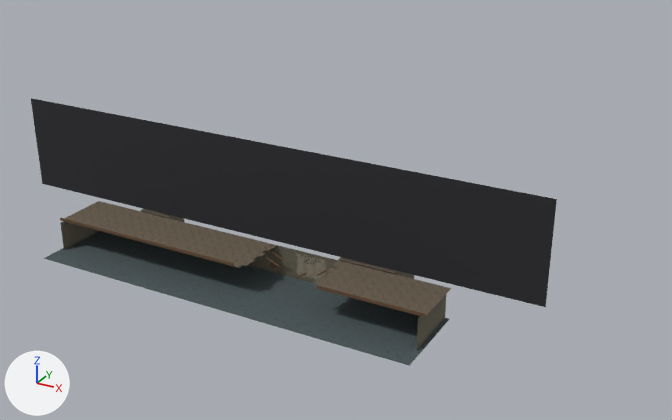
What one commit did to the glTF model assets/models/wall/shell.gltf.
Camera for both pictures: a camera (50 mm lens) standing at (60.0, -58.3, 38.4) and looking at (24.2, 6.7, 5.8). Every picture has the same lights, and +X, +Y and +Z are marked at lower left. The first picture is the older version. Vertices at exactly the same position are counted once.

Before the edit, the objects in view are built like this:
```python
me_shell = bpy.data.meshes.new('shell')
me_shell.from_pydata(...)  # 217 vertices, 188 faces; spans x -8.0..44.0, y -4.2..7.4, z 0.0..12.0
me_shell.materials.append(mat_m_floor)  # picture img_floor_png
me_shell.materials.append(mat_m_wall)  # picture img_wall_old_png
me_shell.materials.append(mat_m_wood)  # picture img_wood_png
me_shell.materials.append(mat_m_ceiling)  # picture img_ceiling_home_png
me_shell.materials.append(mat_m_dark)  # black #27272c
me_shell.materials.append(mat_m_plaster)
me_shell.materials.append(mat_m_charcoal)
me_shell.materials.append(mat_m_brickpatch)
me_shell.materials.append(mat_m_windowlit)
ob_shell = bpy.data.objects.new('shell', me_shell)
ob_shell.location = (0.0, 0.0, 0.0)
```
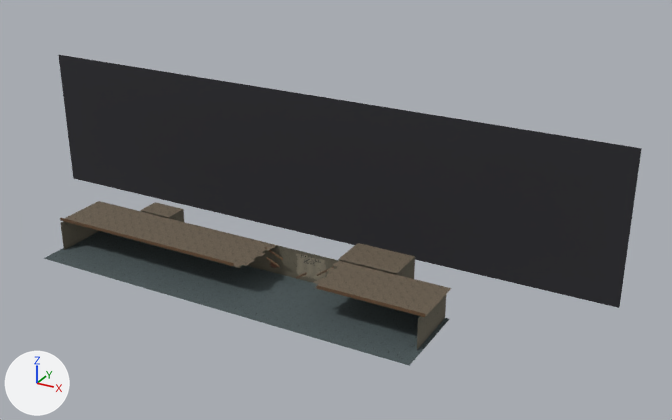
Scene script edits in JSON lines:
```json
{"block": "me_shell", "where": "# used by ob_shell; location = (0.0, 0.0, 0.0)"}
{"op": "remove", "block": "me_shell", "code": "me_shell.from_pydata(...)  # 217 vertices, 188 faces; spans x -8.0..44.0, y -4.2..7.4, z 0.0..12.0"}
{"op": "add", "block": "me_shell", "code": "me_shell.from_pydata(...)  # 217 vertices, 188 faces; spans x -12.0..48.0, y -4.2..12.0, z 0.0..14.0"}
{"block": "me_shell", "change": "me_shell part 1"}
{"op": "set", "path": "me_shell.vertices[177].co", "old": "(-8.0, 3.8, 3.0)", "new": "(-12.0, 12.0, 0.0)", "note": "pixel (42, 183) -> pixel (73, 178)"}
{"op": "set", "path": "me_shell.vertices[178].co", "old": "(44.0, 3.8, 3.0)", "new": "(48.0, 12.0, 0.0)", "note": "pixel (545, 307) -> pixel (619, 308)"}
{"op": "set", "path": "me_shell.vertices[179].co", "old": "(44.0, 3.8, 12.0)", "new": "(48.0, 12.0, 14.0)", "note": "pixel (556, 199) -> pixel (641, 148)"}
{"op": "set", "path": "me_shell.vertices[180].co", "old": "(-8.0, 3.8, 12.0)", "new": "(-12.0, 12.0, 14.0)", "note": "pixel (30, 98) -> pixel (58, 54)"}
```

What differs and where, as boxes [x1, y1, x2, y2] in the pictures (672 x 420 px; the box of a moved part takes in the faces that stretch with it):
```json
{"object": "shell", "change": "reshaped", "before": [31, 98, 557, 366], "after": [44, 55, 642, 366], "on screen": "14% wider, 16% taller"}
{"part": 1, "of": "me_shell", "change": "moved or reshaped", "before": [31, 98, 557, 307], "after": [58, 55, 642, 308]}
```
